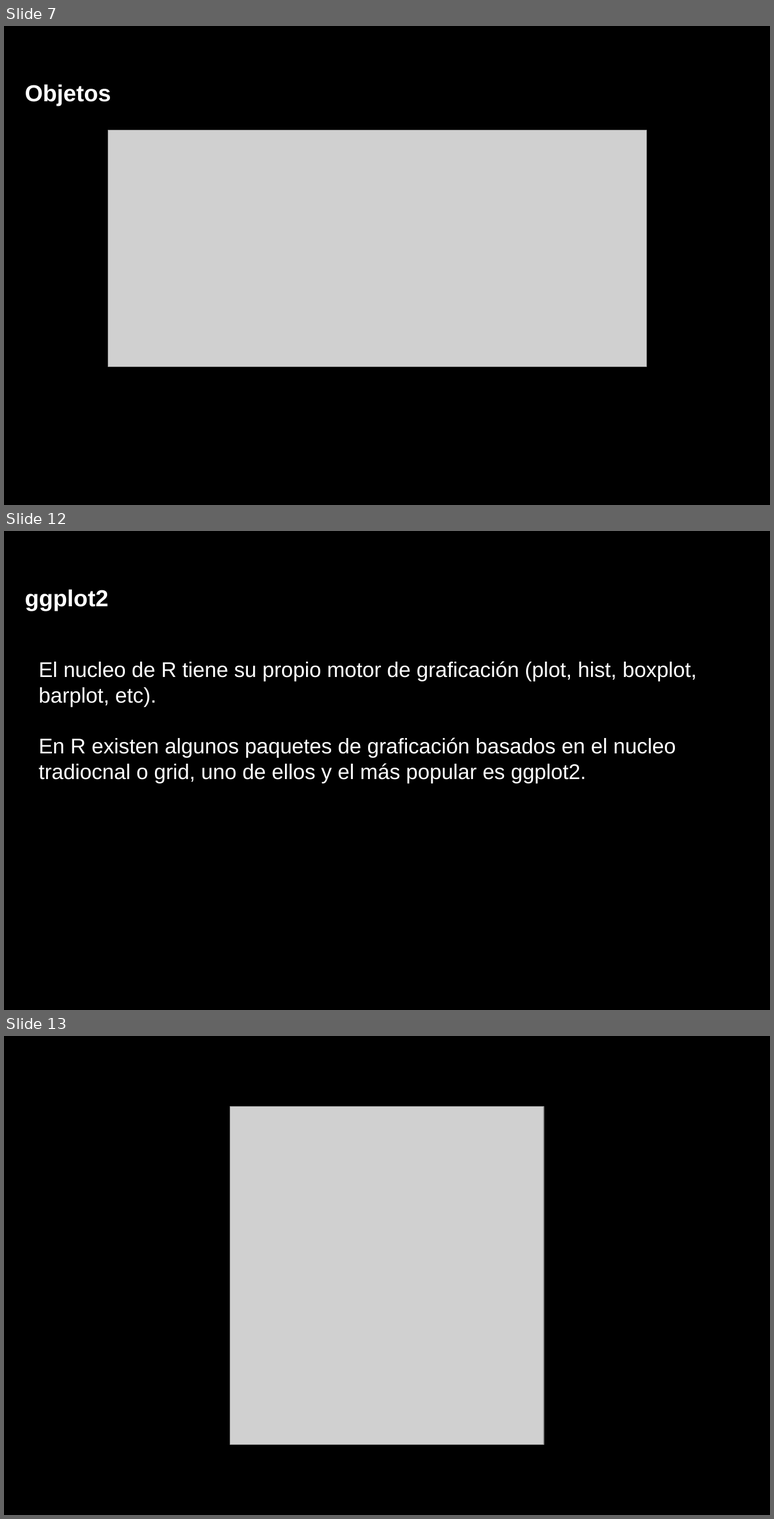
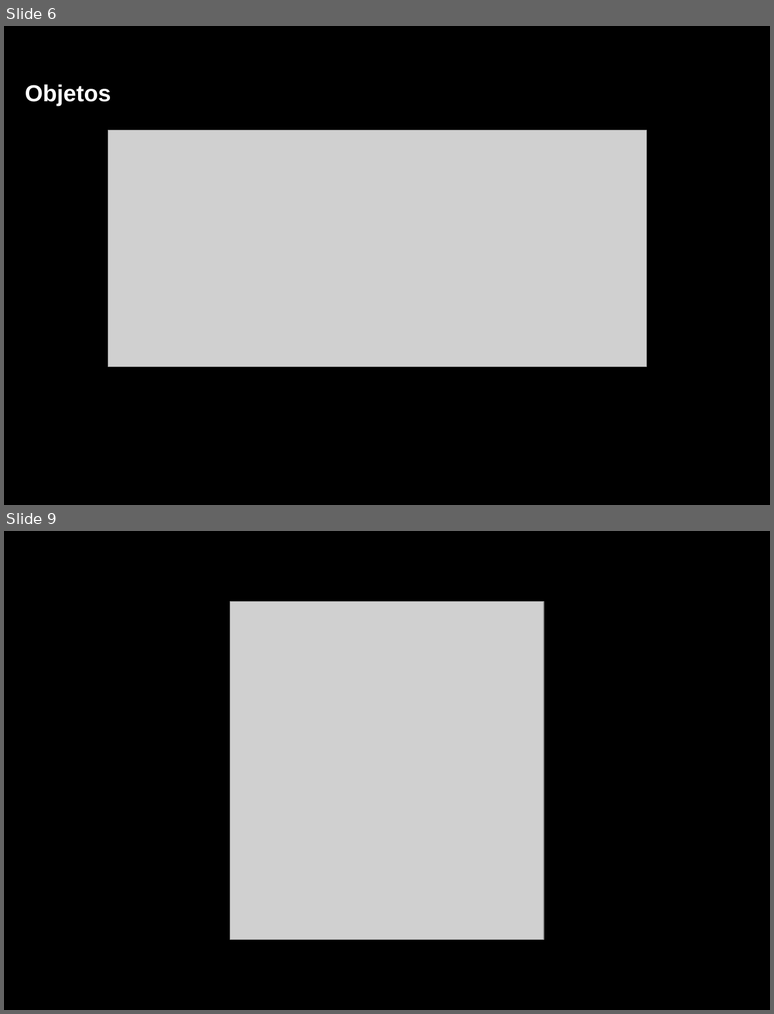
Before and after one commit to lebalcazar/R_IITCA, a slide deck: Presentacion/presentacion_01.odp. Shown one above the other, each under a label of ours: slides 7, 12 and 13 before the commit, slides 6 and 9 after it; the slides between them are not shown. The pictures are 774x1519 and 774x1014 pixels, drawn with LibreOffice and Linux fonts; fonts in the diff are those of the drawing; grey boxes stand for pictures. Boxes give left, top, right and bottom in pixels: in the first picture for what was removed or moved away, otherwise in the second. Text is boxed around its words. In the diff, an @@ line names an element or a change of style, - is before the commit and + after.

```diff
--- a/Presentacion/presentacion_01.odp
+++ b/Presentacion/presentacion_01.odp
@@ slide 12 removed at (4,531,770,1010), background #000000 @@
@@ title removed at (25,589,109,610) @@
-ggplot2
@@ title removed at (39,661,697,784) @@
-El nucleo de R tiene su propio motor de graficación (plot, hist, boxplot, barplot, etc).
-En R existen algunos paquetes de graficación basados en el nucleo tradiocnal o grid, uno de ellos y el más popular es ggplot2.
@@ what was slide 7 is now slide 6 @@
@@ what was slide 13 is now slide 9 @@
```
Also in this commit, not shown: 5 slides changed, 1 slide added, 4 other slides removed, 1 other file.
